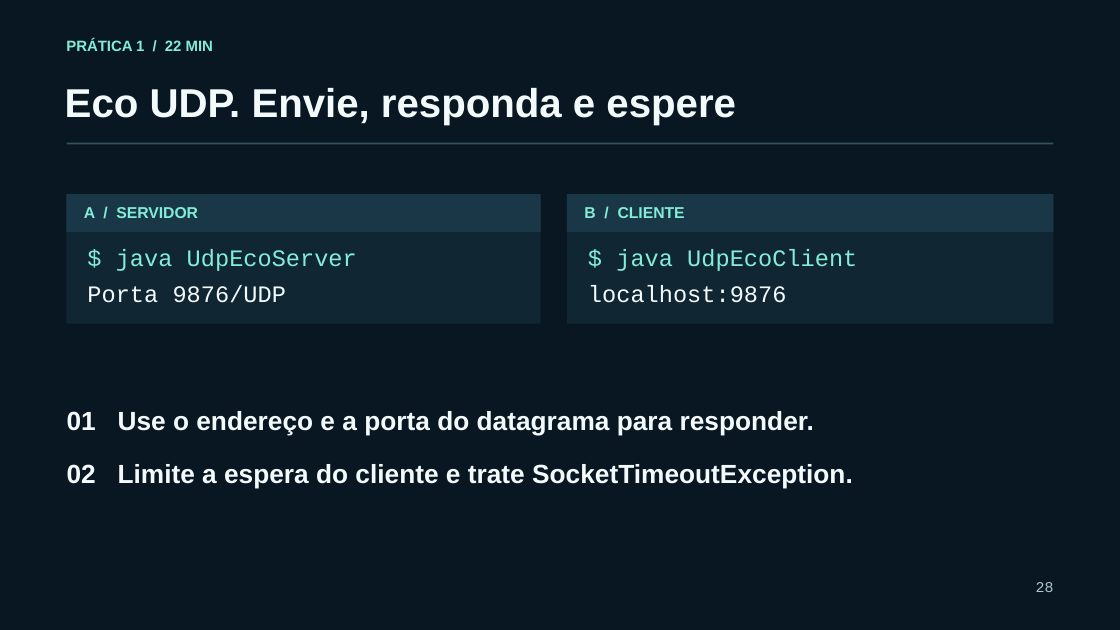
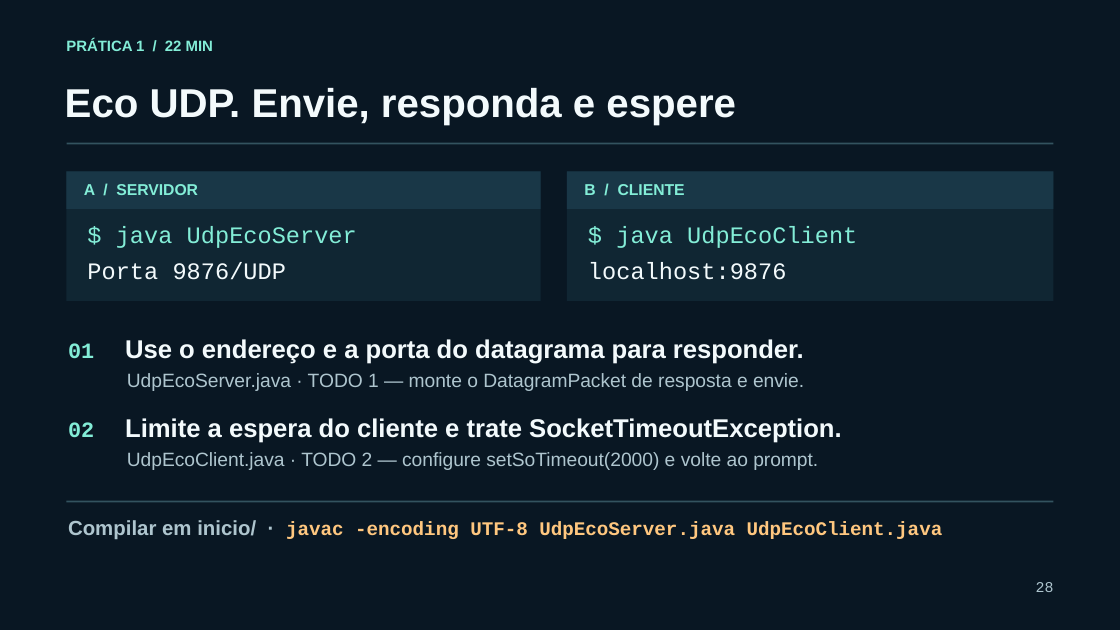
Before and after one commit to CassianoMn/xii-semac-sockets-java, a slide deck: slide 28 of slides/programacao-com-sockets-em-java.pptx. Drawn at 1120x630 pixels with LibreOffice and Linux fonts; fonts in the diff are those of the drawing. Boxes give left, top, right and bottom in pixels: in the first picture for what was removed or moved away, otherwise in the second. Text is boxed around its words. In the diff, an @@ line names an element or a change of style, - is before the commit and + after.

```diff
--- a/slides/programacao-com-sockets-em-java.pptx
+++ b/slides/programacao-com-sockets-em-java.pptx
@@ 6 texts, 4 rectangles: place and size @@
-6 texts, 4 rectangles at bbox=[66, 194, 1054, 323]
+6 texts, 4 rectangles at bbox=[66, 171, 1054, 301]
@@ text added at bbox=[68, 343, 94, 359], 18.8 pt, text #83EDD7, bold @@
+01
@@ text at bbox=[125, 339, 804, 364]: text changed; size 22.5 to 22 pt @@
-01 Use o endereço e a porta do datagrama para responder.
+Use o endereço e a porta do datagrama para responder.
@@ text added at bbox=[127, 373, 804, 391], 16.5 pt, text #AEC5CE @@
+UdpEcoServer.java · TODO 1 — monte o DatagramPacket de resposta e envie.
@@ text at bbox=[125, 418, 841, 443]: text changed; size 22.5 to 22 pt @@
-02 Limite a espera do cliente e trate SocketTimeoutException.
+Limite a espera do cliente e trate SocketTimeoutException.
@@ text added at bbox=[68, 422, 94, 438], 18.8 pt, text #83EDD7, bold @@
+02
@@ text added at bbox=[127, 452, 818, 470], 16.5 pt, text #AEC5CE @@
+UdpEcoClient.java · TODO 2 — configure setSoTimeout(2000) e volte ao prompt.
@@ rectangle added at bbox=[66, 501, 1054, 502], fill #33535F @@
@@ text added at bbox=[68, 520, 943, 539], 16.5 pt, text #FFC77F, bold @@
+Compilar em inicio/ · javac -encoding UTF-8 UdpEcoServer.java UdpEcoClient.java
```
Also in this commit, not shown: 29 other slides changed, 1 slide added, 8 other files.
